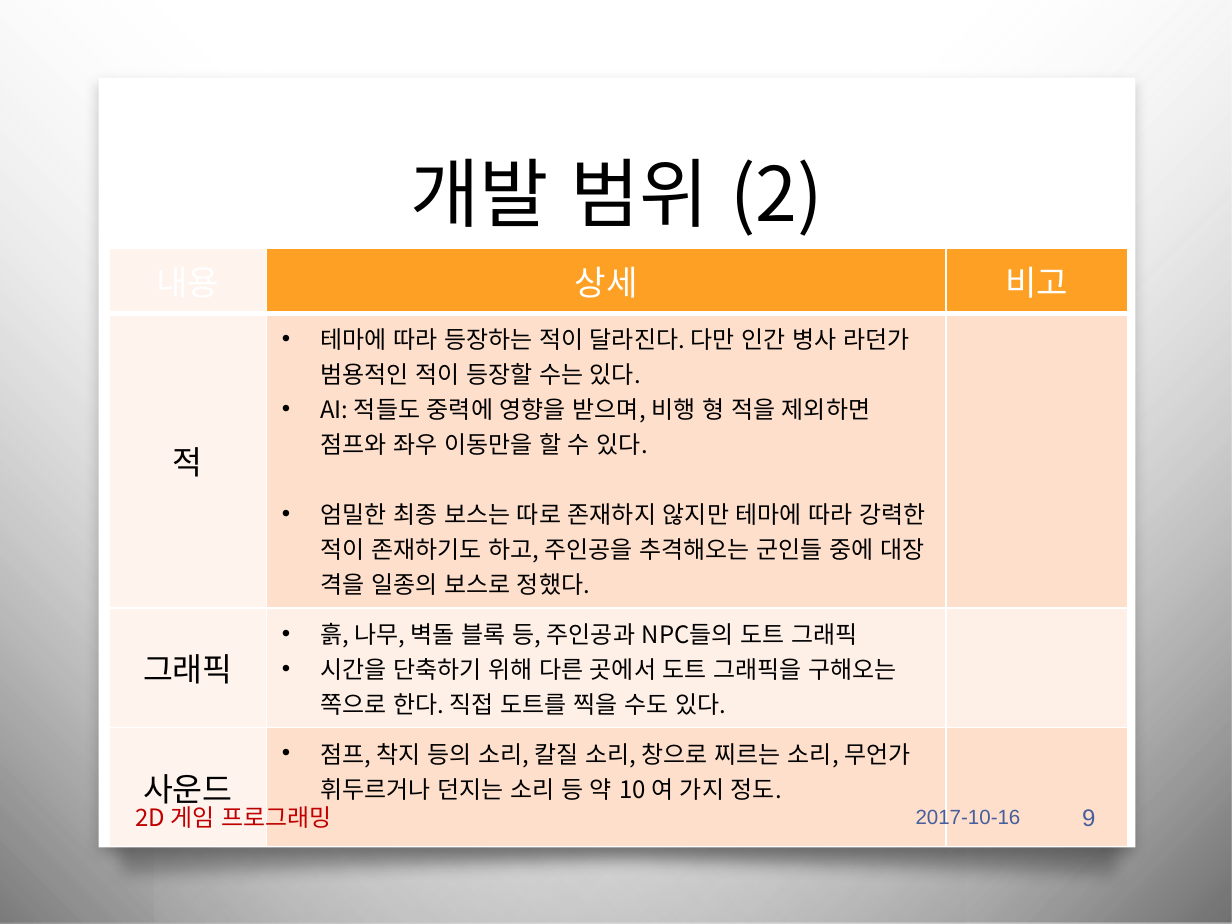
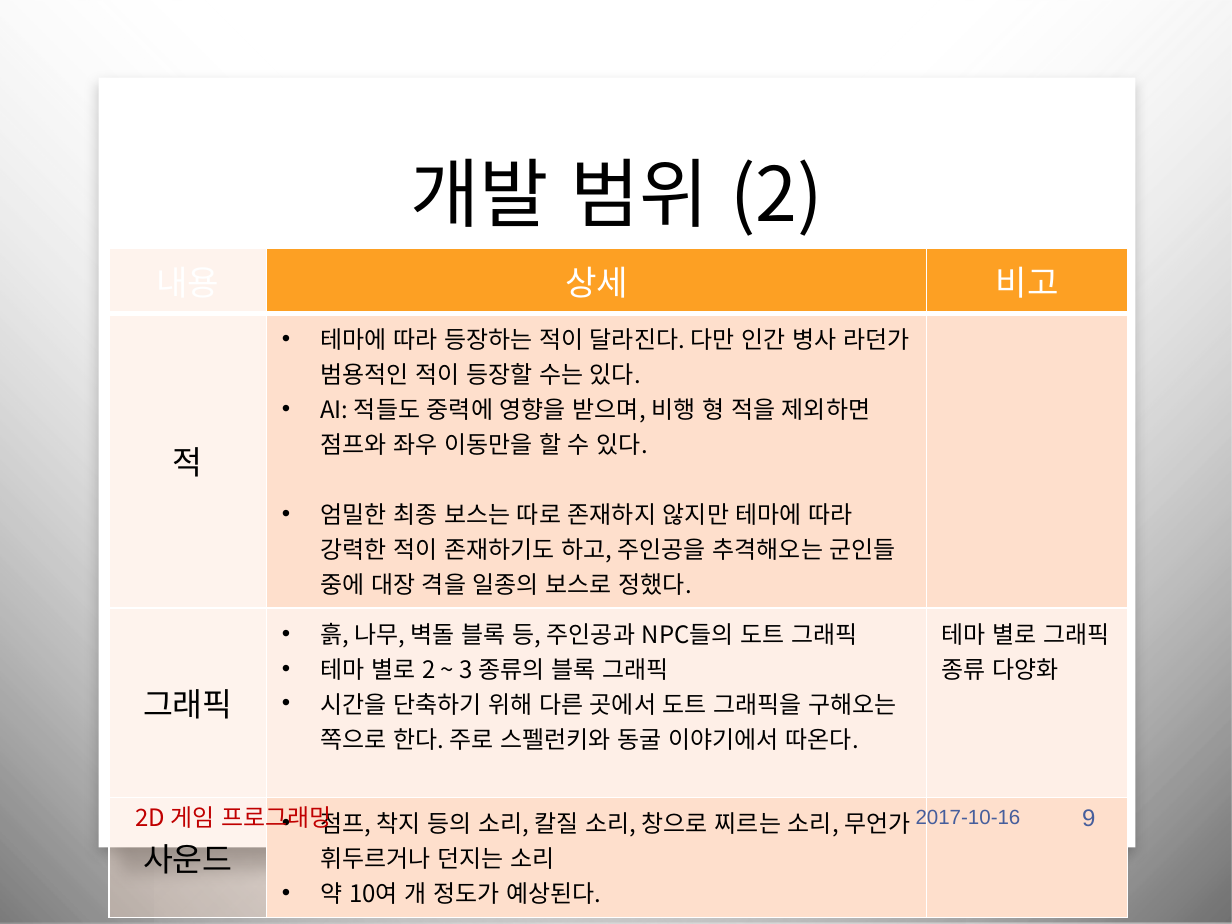
Before and after one commit to iconstudio/2017-Platformer, a slide deck: slide 9 of slides/2017_2DGP_1차발표.pptx. Drawn at 1232x924 pixels with LibreOffice and Linux fonts; fonts in the diff are those of the drawing; background and template pictures are left out. Boxes give left, top, right and bottom in pixels: in the first picture for what was removed or moved away, otherwise in the second. Text is boxed around its words. In the diff, an @@ line names an element or a change of style, - is before the commit and + after.

```diff
--- a/slides/2017_2DGP_1차발표.pptx
+++ b/slides/2017_2DGP_1차발표.pptx
@@ table at bbox=[108, 249, 1126, 908] @@
-row 3, column 2: 흙, 나무, 벽돌 블록 등, 주인공과 NPC들의 도트 그래픽 / 시간을 단축하기 위해 다른 곳에서 도트 그래픽을 구해오는 쪽으로 한다. 직접 도트를 찍을 수도 있다.
+row 3, column 2: 흙, 나무, 벽돌 블록 등, 주인공과 NPC들의 도트 그래픽 / 테마 별로 2 ~ 3 종류의 블록 그래픽 / 시간을 단축하기 위해 다른 곳에서 도트 그래픽을 구해오는 쪽으로 한다. 주로 스펠런키와 동굴 이야기에서 따온다.
-row 3, column 3: 
+row 3, column 3: 테마 별로 그래픽 종류 다양화
-row 4, column 2: 점프, 착지 등의 소리, 칼질 소리, 창으로 찌르는 소리, 무언가 휘두르거나 던지는 소리 등 약 10 여 가지 정도.
+row 4, column 2: 점프, 착지 등의 소리, 칼질 소리, 창으로 찌르는 소리, 무언가 휘두르거나 던지는 소리 / 약 10여 개 정도가 예상된다.
```
Also in this commit, not shown: 3 other slides changed, 1 other file.
